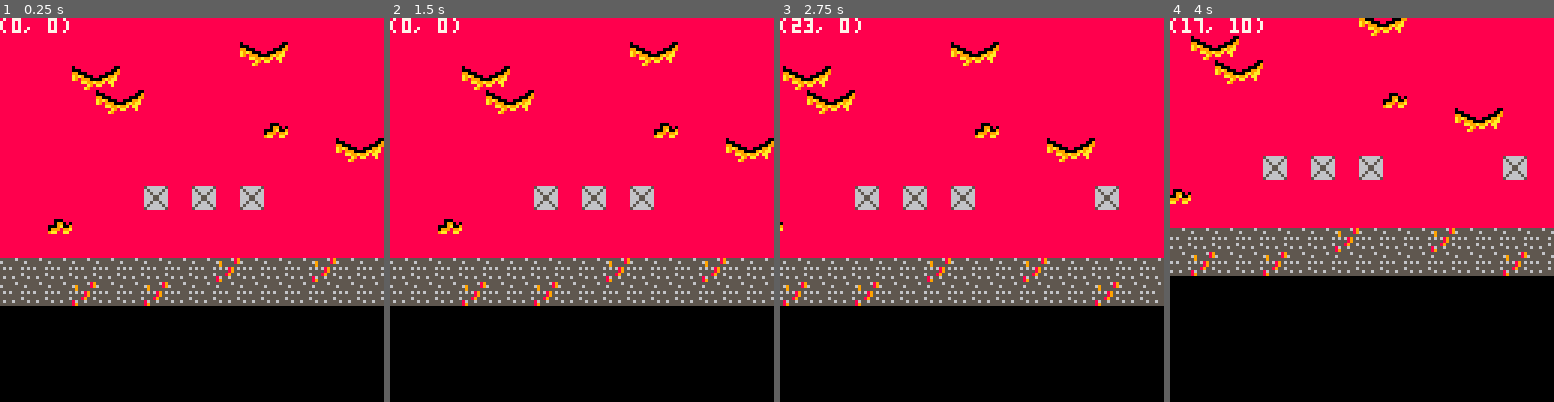
Above: before the commit, frames 1-4 (left to right).
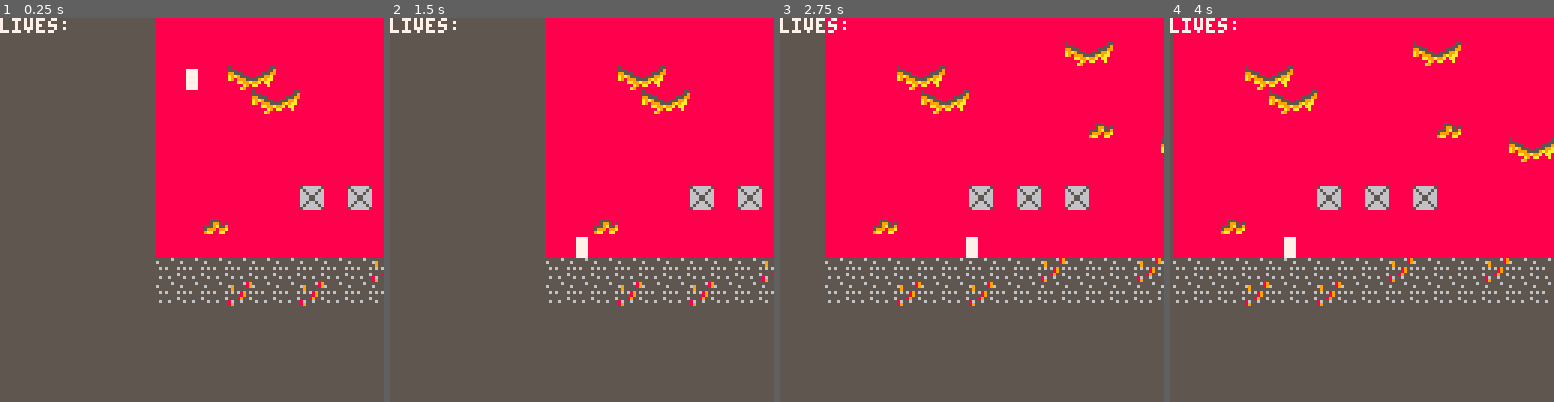
Above: after the commit, the same moments.

Repository: Chriswarkidd/Fall2018_GameDesign
Game: PICO-8 cartridge final.p8
Same seed, same stepped clock (60 frames per second), same inputs: the game is played once before the commit and once after it.
Inputs:
- Up to frame 1 (0.25 s): no input
- Up to frame 2 (1.5 s): no input
- Up to frame 3 (2.75 s): hold Right 1.6-2.1 s; hold Up 2.15-2.42 s; hold Right from 2.47 s (still down)
- Up to frame 4 (4 s): release Right at 3.03 s; hold Left 3.08-3.58 s; hold Down 3.63-3.97 s

The runs differ from the first frame. In frame 1, 57% of the frame differs, in the area x 0-100%, y 0-100%; in frame 2, 57%; in frame 3, 41%; in frame 4, 49%.

Commit message:
Add in player base movement and AI movement

Diff:
--- a/final.p8
+++ b/final.p8
@@ -1,53 +1,248 @@
 pico-8 cartridge // http://www.pico-8.com
 version 18
 __lua__
-palt(0,false)
-palt(14,true)
--- the coordinates of the upper left corner of the camera
-cam_x = 0
-cam_y = 0
-
-function _update()
-  if (btn(0) and cam_x > 0) cam_x -= 1
-  if (btn(1) and cam_x < 895) cam_x += 1
-  if (btn(2) and cam_y > 0) cam_y -= 1
-  if (btn(3) and cam_y < 127) cam_y += 1
-  -- (the camera stops with the bottom of
-  -- the screen at row 32.)
+lives = 0
+camerax = -128
+player = {}
+player.x = 8
+player.y = 0
+player.w = 3
+player.h = 6
+player.sx = 2
+player.sy = 0
+player.can_move = true
+player.grounded = false
+player.accel = 0
+player.maxaceel = 2.5
+player.speed = .80
+player.sprite = 1
+bads = {}
+flag_x = 0
+flag_max_y = 0
+level_end = false
+
+
+function goomba(x,y,speed,s_num)
+    local g = {}
+    g.x = x*8
+    g.y = y*8
+    g.o_x = x*8
+    g.o_y = y*8
+    g.w = 5
+    g.h = 5
+    g.sx = 1
+    g.sy = 2
+    g.accel = 0
+    g.speed = speed
+    g.s_num = s_num
+    g.show = true
+    return g
+end
+
+function move_opposition()
+    for g in all(bads) do
+        if g.show then
+            local move = g.speed
+            if check_move(g.x + g.sx + move, g.y + g.sy, g.w, g.h) then
+                g.speed = -g.speed
+            else
+                g.x += move
+            end
+
+            local accel = g.accel
+
+            if not check_move(g.x + g.sx, g.y + g.sy + accel, g.w, g.h) then
+                g.y += accel
+            else
+                g.accel = 0
+            end
+
+            g.accel += 0.15
+
+            if g.accel > 1.5 then
+            g.accel = 1.5
+            end
+
+            check_player_collision(g)
+        end
+    end
+end
+
+function check_player_collision(goomba)
+    local p_top = flr(player.y + player.sy)
+    local p_bot = flr(p_top + player.h)
+    local p_left = flr(player.x + player.sx)
+    local p_right = flr(p_left + player.w)
+    local g_top = flr(goomba.y + goomba.sy)
+    local g_bot = flr(g_top + goomba.h)
+    local g_left = flr(goomba.x + goomba.sx)
+    local g_right = flr(g_left + goomba.w)
+    if (p_bot >= g_top and p_bot < g_top + (goomba.h*.2)) and
+    ((p_left >= g_left and p_left <= g_right) or
+    (p_right >= g_left and p_right <= g_right))
+    and not player.grounded then
+        player.accel = -1
+        goomba.show = false
+        return
+    end
+    if ((p_bot >= g_top and p_bot <= g_bot) or
+    (p_top >= g_top and p_top <= g_bot)) and
+    ((p_left >= g_left and p_left <= g_right) or
+    (p_right >= g_left and p_right <= g_right)) then
+        lives-=1
+        player.x = 8
+        player.y = 0
+        reset()
+    end
+end
+
+function draw_bads()
+    for g in all(bads) do
+        if g.show then
+            spr(g.s_num, g.x, g.y)
+        end
+    end
+end
+
+function _init()
+    lives = 3
+    local index = 0
+    for i=0,127 do
+        for j=0,16 do
+            local sprite = mget(i,j)
+            if fget(sprite,7) then
+                add(bads,goomba(i,j,.5,sprite))
+                mset(i,j,64)
+            end
+            if fget(sprite, 4) then
+                flag_x = i*8 + 5
+                flag_max_y = j*8 + 5
+            end
+        end
+    end
+end
+
+function reset()
+    camerax = -128
+    for g in all(bads) do
+        g.x = g.o_x
+        g.y = g.o_y
+        g.show = true
+        g.speed = .5
+    end
+end
+
+function gravity()
+    local move = player.accel
+
+    if not check_move(player.x + player.sx, player.y + player.sy + move, player.w, player.h) then
+        player.y += move
+        player.grounded = false
+    else
+        player.grounded = true
+        player.accel = 0
+    end
+
+    player.accel += 0.15
+
+    if player.accel > player.maxaceel then
+      player.accel = player.maxaceel
+    end
+  end
+
+function _update60()
+    local move = 0
+    gravity()
+    if btn(0) then
+        move = -player.speed
+    end
+    if btn(1) then
+        move = player.speed
+    end
+    if player.grounded then
+        if btnp(2) then
+          player.accel = -2
+          player.grounded = false
+        end
+    end
+    player.can_move = not check_move(player.x + player.sx + move, player.y + player.sy, player.w, player.h)
+    if check_end(player.x + player.sx + move, player.y + player.sy, player.w, player.h) then
+
+    end
+    if player.can_move and player.x + move > camerax then
+        player.x += move
+    end
+    check_death()
+    move_opposition()
+end
+
+function check_end(x,y,w,h)
+    return check_move(x,y,w,h,3)
+end
+
+function check_death()
+    if player.y > 120 then
+        lives-=1
+        player.x = 8
+        player.y = 0
+        reset()
+    end
+end
+
+function check_move(x,y,w,h,f)
+    f = f or 0
+    return check_flag(x+w, y, f) or
+            check_flag(x, y+h, f) or
+            check_flag(x, y, f) or
+            check_flag(x+w, y+h, f)
+end
+
+function check_flag(x, y, f)
+    return fget(mget(x/8,y/8),f)
 end
 
 function _draw()
-  cls()
-  -- set the camera to the current location
-  camera(cam_x, cam_y)
-
-  -- draw the entire map at (0, 0), allowing
-  -- the camera and clipping region to decide
-  -- what is shown
-  map(0, 0, 0, 0, 128, 32)
-
-  -- reset the camera then print the camera
-  -- coordinates on screen
-  camera()
-  print('('..cam_x..', '..cam_y..')', 0, 0, 7)
+    if lives > 0 then
+        if player.x - 60 > camerax then
+            camerax = player.x - 60
+        end
+        -- cameray = player.y - 60
+        cameray = 0
+        camera(camerax, cameray)
+        cls(5)
+        map(0,0,0,0,128,16)
+        draw_bads()
+        spr(player.sprite, player.x, player.y)
+        print("lives: ",camerax,cameray,7)
+        for i=1,lives do
+            spr(3, camerax + 18 + (4*i), cameray-1)
+        end
+        spr(6, flag_x, flag_max_y)
+    else
+        player.x = 0
+        player.y = 0
+        camera(0,0)
+        cls()
+        print("game ♥ over!!!",35,60,2)
+    end
 end
 __gfx__
-00000000000000000000000000000000000000000000000000000000000000000000000000000000000000000000000000000000000000000000000000000000
-00000000000000000000000000000000000000000000000000000000000000000000000000000000000000000000000000000000000000000000000000000000
-00700700000000000000000000000000000000000000000000000000000000000000000000000000000000000000000000000000000000000000000000000000
-00077000000000000000000000000000000000000000000000000000000000000000000000000000000000000000000000000000000000000000000000000000
-00077000000000000000000000000000000000000000000000000000000000000000000000000000000000000000000000000000000000000000000000000000
-00700700000000000000000000000000000000000000000000000000000000000000000000000000000000000000000000000000000000000000000000000000
-00000000000000000000000000000000000000000000000000000000000000000000000000000000000000000000000000000000000000000000000000000000
-00000000000000000000000000000000000000000000000000000000000000000000000000000000000000000000000000000000000000000000000000000000
-00000000000000000000000000000000000000000000000000000000000000000000000000000000000000000000000000000000000000000000000000000000
-00000000000000000000000000000000000000000000000000000000000000000000000000000000000000000000000000000000000000000000000000000000
-00000000000000000000000000000000000000000000000000000000000000000000000000000000000000000000000000000000000000000000000000000000
-00000000000000000000000000000000000000000000000000000000000000000000000000000000000000000000000000000000000000000000000000000000
-00000000000000000000000000000000000000000000000000000000000000000000000000000000000000000000000000000000000000000000000000000000
-00000000000000000000000000000000000000000000000000000000000000000000000000000000000000000000000000000000000000000000000000000000
-00000000000000000000000000000000000000000000000000000000000000000000000000000000000000000000000000000000000000000000000000000000
-00000000000000000000000000000000000000000000000000000000000000000000000000000000000000000000000000000000000000000000000000000000
+00000000007777000000000000000000000000000000000000000000000000000000000000000000000000000000000000000000000000000000000000000000
+00000000007777000000000000000000000000000000000000000000000000000000000000000000000000000000000000000000000000000000000000000000
+00700700007777000000000000000000000000000000000000000000000000000000000000000000000000000000000000000000000000000000000000000000
+00077000007777000000000000000000000000000000000000000000000000000000000000000000000000000000000000000000000000000000000000000000
+00077000007777000000000000000000000000000000000000000000000000000000000000000000000000000000000000000000000000000000000000000000
+00700700007777000000000000000000000000000000000000000000000000000000000000000000000000000000000000000000000000000000000000000000
+00000000007777000000000000000000000000000000000000000000000000000000000000000000000000000000000000000000000000000000000000000000
+00000000000000000000000000000000000000000000000000000000000000000000000000000000000000000000000000000000000000000000000000000000
+88888a88000000000000000000000000000000000000000000000000000000000000000000000000000000000000000000000000000000000000000000000000
+888859a8000000000000000000000000000000000000000000000000000000000000000000000000000000000000000000000000000000000000000000000000
+8885499a000000000000000000000000000000000000000000000000000000000000000000000000000000000000000000000000000000000000000000000000
+88588445000000000000000000000000000000000000000000000000000000000000000000000000000000000000000000000000000000000000000000000000
+85282885000000000000000000000000000000000000000000000000000000000000000000000000000000000000000000000000000000000000000000000000
+58888885000000000000000000000000000000000000000000000000000000000000000000000000000000000000000000000000000000000000000000000000
+85888858000000000000000000000000000000000000000000000000000000000000000000000000000000000000000000000000000000000000000000000000
+88555588000000000000000000000000000000000000000000000000000000000000000000000000000000000000000000000000000000000000000000000000
 00000000000000000000000000000000000000000000000000000000000000000000000000000000000000000000000000000000000000000000000000000000
 00000000000000000000000000000000000000000000000000000000000000000000000000000000000000000000000000000000000000000000000000000000
 00000000000000000000000000000000000000000000000000000000000000000000000000000000000000000000000000000000000000000000000000000000
@@ -72,6 +267,9 @@
 888888886656656655555556555895568a9999aa556556555565565555655655888aa99a0009a00999a8aa880000000000000000000000000000000000000000
 8888888865666656565565558655655588a999a856555565565555655655556588888a980999899aaa888a880000000000000000000000000000000000000000
 8888888856666665555555558955555588a99a886555555665555556000000008888a9889aa88aa8888888880000000000000000000000000000000000000000
+__gff__
+0000000000000000000000000000000080000000000000000000000000000000000000000000000000000000000000000000000000000000000000000000000000010101000101010000000000000000000000000000000000000000000000000000000000000000000000000000000000000000000000000000000000000000
+0000000000000000000000000000000000000000000000000000000000000000000000000000000000000000000000000000000000000000000000000000000000000000000000000000000000000000000000000000000000000000000000000000000000000000000000000000000000000000000000000000000000000000
 __map__
 4040404040404040404040404040404040404040404040404040404040404040404040404040404040404040404040404040404040404040404040404040404040404040404040404040404040404040404040404040404040404040404040404040404040404040404040404040404040404040404040404040404040404040
 40404040404040404040484a4040404040404040404040404049404040484a4040404040404040404040404040404040404040494040404040484a40404040404040404040404040404040404040404040404040404040484a404040404040404040404040404040404040404040404040404040404940404040404040404040
@@ -82,6 +280,6 @@
 4040404040404040404040404040404040404040404040404040404040404040404040404040404040404040404040404040404040404040404040484a40404040494040404040404040404040404040404940404040404040404040404040404040404040404040404040404040404040404040404040404040404040404545
 4040404040404140414041404040404041404040494040404040404040404140404040404140404040404040404040414041404140404040404040404040404040404040404040404040404141414040404040404040404040404040414041404140404040414141404040404040404040404040404040414040494040404545
 4040494040404040404040404040404040404040404040404040404040414140404040404040404040404040404040404040404040404040404040404040404040404041404041404040404040404040404040404040404040404040404040404040404040404040404040404040404040404040404041414040404040404546
-4040404040404040404040404040404040404040404040404040404041414140404040404040444040404040404440404040404040444444404040404040404040404141404041414040404040404040444040404040404040404440404040404040404440404040404040404044404040404040404141414040404040404747
+4040404040404040404040404040404040404040404040404040404041414140404040404040444040404040404440404040404040444444404040404040404040404141401041414040404040404040444040404040404040404440404040404040404440404040404040404044404040404040404141414040104010404747
 4242424242424242424342424243424242424242424342404042424243424242424243424242424342404042424342424242424242434242424242404042434242424242434242424242424342424242434242424040434242424243424242424243424242434242424243424242434242424040424342424243424242424242
 4242424342424342424242424242424243424243424242444443424242424342424242424243424242444443424242424342424243424242424342444442424242434242424243424242424242434242424243424444424243424242424243424342424242424243424242424242424242434444424242434242424242434242
